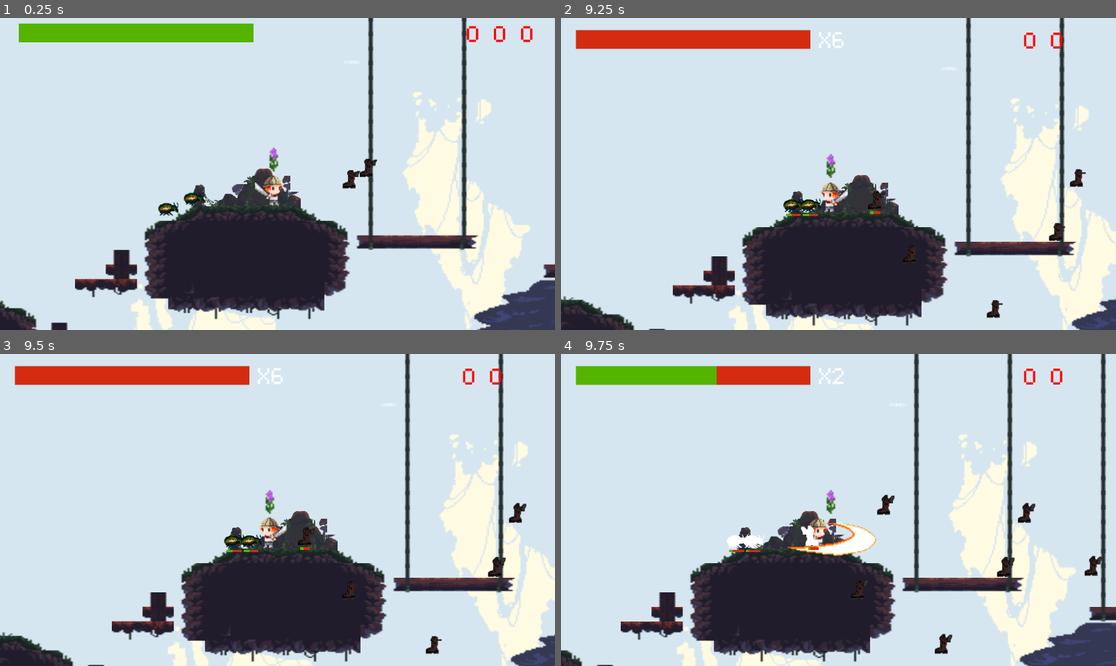
Above: before the commit, frames 1-4 (two rows, left to right).
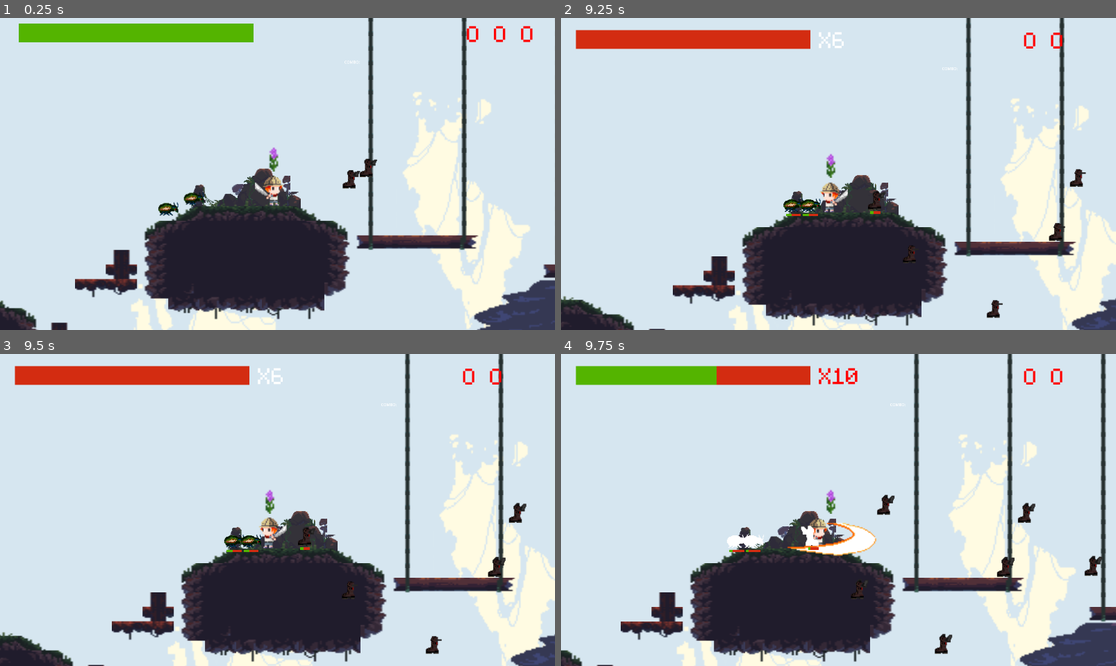
Above: after the commit, the same moments.

Repository: ako3131/traj-flower-frenzy
Game: Godot game, scene res://scenes/level_1.tscn
Same seed, same stepped clock (60 frames per second), same inputs: the game is played once before the commit and once after it. This scene is started directly instead of the project's main scene. Sound files missing from this copy of the repository are replaced by a short silence.
Inputs (mouse positions are in pixels of both pictures, inside the frame that each line leads up to):
- Up to frame 1 (0.25 s): no input
- Up to frame 2 (9.25 s): move the mouse to (810, 236) at 0.52 s; hold D (right) 0.53-1.25 s; tap J (attack) at 0.6, 2.1, 8.1 s; click (810, 236) at 0.67 s; tap Space (jump) at 0.77, 3.77, 6.77 s; tap K (power_attack, bound only after the commit) at 0.8, 2.3, 3.6, 5.1, 6.8, 8.3 s; drag from (1005, 220) to (832, 195) at 1.27 s; move the mouse to (672, 127) at 2.02 s; hold A (left) 2.03-2.75 s; drag from (866, 174) to (672, 127) at 2.77 s; move the mouse to (755, 96) at 3.52 s; hold A (left) 3.53-4.25 s; drag from (960, 158) to (755, 96) at 4.27 s; move the mouse to (727, 189) at 5.02 s; hold D (right) 5.03-5.75 s; click (727, 189) at 5.17 s; drag from (894, 105) to (832, 195) at 5.77 s; tap Enter at 6.5 s; move the mouse to (810, 236) at 6.52 s; hold D (right) 6.53-7.25 s; hold Shift (sprint) 6.53-7.25 s; drag from (1005, 220) to (827, 195) at 7.27 s; move the mouse to (672, 127) at 8.02 s; hold A (left) 8.03-8.75 s; drag from (866, 174) to (672, 127) at 8.77 s
- Up to frame 3 (9.5 s): no input
- Up to frame 4 (9.75 s): move the mouse to (755, 432) at 9.52 s; hold D (right) from 9.53 s (still down); tap J (attack) at 9.6 s; click (755, 432) at 9.67 s

Frames 1-3 are identical in both runs. In frame 4, 0.2% of the frame differs, in the area x 46-54%, y 4-10%.

Commit message:
added power up functionality

Diff:
--- a/Flower-Frenzy-main/project.godot
+++ b/Flower-Frenzy-main/project.godot
@@ -61,6 +61,11 @@
 "events": [Object(InputEventKey,"resource_local_to_scene":false,"resource_name":"","device":-1,"window_id":0,"alt_press …(195 unchanged characters)…
 ]
 }
+power_attack={
+"deadzone": 0.5,
+"events": [Object(InputEventKey,"resource_local_to_scene":false,"resource_name":"","device":-1,"window_id":0,"alt_pressed":false,"shift_pressed":false,"ctrl_pressed":false,"meta_pressed":false,"pressed":false,"keycode":0,"physical_keycode":75,"key_label":0,"unicode":107,"location":0,"echo":false,"script":null)
+]
+}
 
 [layer_names]
 
--- a/Flower-Frenzy-main/scenes/coco.tscn
+++ b/Flower-Frenzy-main/scenes/coco.tscn
@@ -19,7 +19,7 @@
 [ext_resource type="Texture2D" uid="uid://r20pfejp8sum" path="res://arts/Coco Art New/coco run 1-6.png.png" id="10_76ks7"]
 [ext_resource type="Texture2D" uid="uid://cbhie0pe3hy3o" path="res://arts/Coco Art New/kid-male-idle1-5.png.png" id="10_twxms"]
 [ext_resource type="Texture2D" uid="uid://cboi13bunnsxj" path="res://arts/Coco Art New/kid-male-idle1-6.png.png" id="11_5ltrr"]
-[ext_resource type="Script" path="res://scenes/flower.gd" id="20_e6few"]
+[ext_resource type="Script" path="res://scripts/flower.gd" id="20_e6few"]
 
 [sub_resource type="SpriteFrames" id="SpriteFrames_oq0jm"]
 animations = [{
@@ -85,14 +85,17 @@
 }]
 
 [sub_resource type="RectangleShape2D" id="RectangleShape2D_evwk8"]
-size = Vector2(52, 135)
+size = Vector2(52, 127)
 
 [sub_resource type="CapsuleShape2D" id="CapsuleShape2D_lb3j2"]
 radius = 33.0
 height = 136.0
 
 [sub_resource type="RectangleShape2D" id="RectangleShape2D_fpfpj"]
-size = Vector2(308, 131)
+size = Vector2(308, 163)
+
+[sub_resource type="RectangleShape2D" id="RectangleShape2D_nkxc5"]
+size = Vector2(901, 525)
 
 [node name="coco" type="CharacterBody2D" groups=["player"]]
 collision_layer = 2
@@ -112,7 +115,7 @@
 animation = &"idle"
 
 [node name="CollisionShape2D" type="CollisionShape2D" parent="."]
-position = Vector2(19, -7.5)
+position = Vector2(19, -3.5)
 shape = SubResource("RectangleShape2D_evwk8")
 
 [node name="Area2D" type="Area2D" parent="."]
@@ -129,7 +132,7 @@
 monitoring = false
 
 [node name="CollisionShape2D" type="CollisionShape2D" parent="AttackArea"]
-position = Vector2(13, -5.5)
+position = Vector2(13, -21.5)
 shape = SubResource("RectangleShape2D_fpfpj")
 
 [node name="combo_label" parent="." instance=ExtResource("7_73i1k")]
@@ -157,6 +160,16 @@
 scale = Vector2(7, 7)
 script = ExtResource("20_e6few")
 
+[node name="PowerAttackArea" type="Area2D" parent="."]
+collision_layer = 2
+collision_mask = 5
+monitoring = false
+
+[node name="CollisionShape2D" type="CollisionShape2D" parent="PowerAttackArea"]
+position = Vector2(2.5, -101.5)
+shape = SubResource("RectangleShape2D_nkxc5")
+
 [connection signal="animation_finished" from="AnimatedSprite2D" to="." method="_on_animated_sprite_2d_animation_finished"]
 [connection signal="body_entered" from="Area2D" to="." method="_on_area_2d_body_entered"]
 [connection signal="body_entered" from="AttackArea" to="." method="_on_attack_area_body_entered"]
+[connection signal="body_entered" from="PowerAttackArea" to="." method="_on_power_attack_area_body_entered"]
--- a/Flower-Frenzy-main/scenes/level_0.tscn
+++ b/Flower-Frenzy-main/scenes/level_0.tscn
@@ -66,9 +66,9 @@
 position = Vector2(1521, 798)
 
 [node name="Label" type="Label" parent="."]
-offset_left = -1149.0
+offset_left = -1435.0
 offset_top = 466.0
-offset_right = -771.0
+offset_right = -1073.0
 offset_bottom = 727.0
 theme_override_fonts/font = ExtResource("8_fxxo2")
 theme_override_font_sizes/font_size = 64
@@ -77,9 +77,9 @@
 Shift to run"
 
 [node name="Label2" type="Label" parent="."]
-offset_left = 306.0
+offset_left = -259.0
 offset_top = 488.0
-offset_right = 570.0
+offset_right = 17.0
 offset_bottom = 699.0
 theme_override_fonts/font = ExtResource("8_fxxo2")
 theme_override_font_sizes/font_size = 64
@@ -96,3 +96,15 @@
 text = "Enter Level 1"
 
 [node name="music" parent="." instance=ExtResource("8_8nlex")]
+
+[node name="Label4" type="Label" parent="."]
+offset_left = 489.0
+offset_top = 223.0
+offset_right = 1276.0
+offset_bottom = 382.0
+theme_override_fonts/font = ExtResource("8_fxxo2")
+theme_override_font_sizes/font_size = 64
+text = "When your hit count turns red,
+press K to use your power up
+
+"
--- a/Flower-Frenzy-main/scripts/coco.gd
+++ b/Flower-Frenzy-main/scripts/coco.gd
@@ -19,7 +19,14 @@
 var hit_count: int = 0
 var missed_swings: int = 0
 
+var power_up_enabled = false
+
 var lives = 3
+
+var power_up_thresholds: Array = [
+	3,
+	8
+]
 
 func _physics_process(delta: float) -> void:
 	# Add gravity
@@ -32,6 +39,12 @@
 
 	if Input.is_action_just_released("jump") and velocity.y < 0:
 		velocity.y *= decelerate_on_jump_release
+
+	# Handle power up attack
+	if power_up_enabled and Input.is_action_just_pressed("power_attack"):
+		$PowerAttackArea.monitoring = true
+		print("power attack button pressed")
+		return
 
 	# Handle attack
 	if Input.is_action_just_pressed("attack") and not is_attacking:
@@ -128,10 +141,19 @@
 func game_over():
 	get_tree().change_scene_to_file("res://scenes/main_menu.tscn")
 
-func power_up():
-	if hit_count >= 8:
-		print("power up")
-		hit_count = 0
+func set_power_up():
+	var thresh = power_up_thresholds[Globals.level]
+	if hit_count >= thresh:
+		print("power up enabled")
+		power_up_enabled = true
+		$combo_label.make_label_red()
+
+func close_power_up():
+	power_up_enabled = false
+	hit_count = 0
+	$AttackArea.monitoring = false
+	$combo_label.make_label_white()
+	$combo_label.update_combo()
 
 #func update_hit_display():
 	#var hit_display = get_node_or_null("/root/main/Combo")
@@ -151,9 +173,21 @@
 		if body.has_method("apply_knockback"):
 			body.apply_knockback(knock_back, hit_strength)  # Pass both values
 		$combo_label.update_combo()
-		power_up()
-
+		set_power_up()
 
 func _on_area_2d_body_entered(body: Node2D) -> void:
 	if body.is_in_group("enemy"):
 		take_damage(body.power)
+
+func _on_power_attack_area_body_entered(body: Node2D) -> void:
+	print("power attack area saw enemy")
+	if body.is_in_group("enemy"):
+		print("power attacked enemy")
+		# Knockback calculation (now includes knock_back_distance multiplier)
+		var knock_back_direction = Vector2(body.global_position.x - global_position.x, 0).normalized()
+		var knock_back = knock_back_direction * knock_back_strength * knock_back_distance
+
+		# Apply knockback smoothly by calling enemy's `apply_knockback` method
+		if body.has_method("apply_knockback"):
+			body.apply_knockback(knock_back, hit_strength)  # Pass both values
+		close_power_up()
--- a/Flower-Frenzy-main/scripts/combo_label.gd
+++ b/Flower-Frenzy-main/scripts/combo_label.gd
@@ -16,3 +16,9 @@
 	else:
 		self.visible = true
 		text = "X" + str(hit_count)
+
+func make_label_red():
+	self.modulate = Color(1, 0, 0)
+
+func make_label_white():
+	self.modulate = Color(1, 1, 1)
--- a/Flower-Frenzy-main/scripts/level_0.gd
+++ b/Flower-Frenzy-main/scripts/level_0.gd
@@ -10,7 +10,7 @@
 
 # Called when the node enters the scene tree for the first time.
 func _ready() -> void:
-	character.position = Vector2(-700, 719)
+	character.position = Vector2(-900, 719)
 
 	create_shoes(1)
 	create_bugs(1)
@@ -29,7 +29,7 @@
 func create_bugs(count: int):
 	var x_change = 100
 	var y_change = 0
-	var x = 522
+	var x = 122
 	var y = 700
 	for i in range(count):
 		var bug = bug_scene.instantiate()
Not shown: 1 places in Flower-Frenzy-main/scenes/coco.tscn that only renumber resources
Renamed: Flower-Frenzy-main/scenes/flower.gd -> Flower-Frenzy-main/scripts/flower.gd
